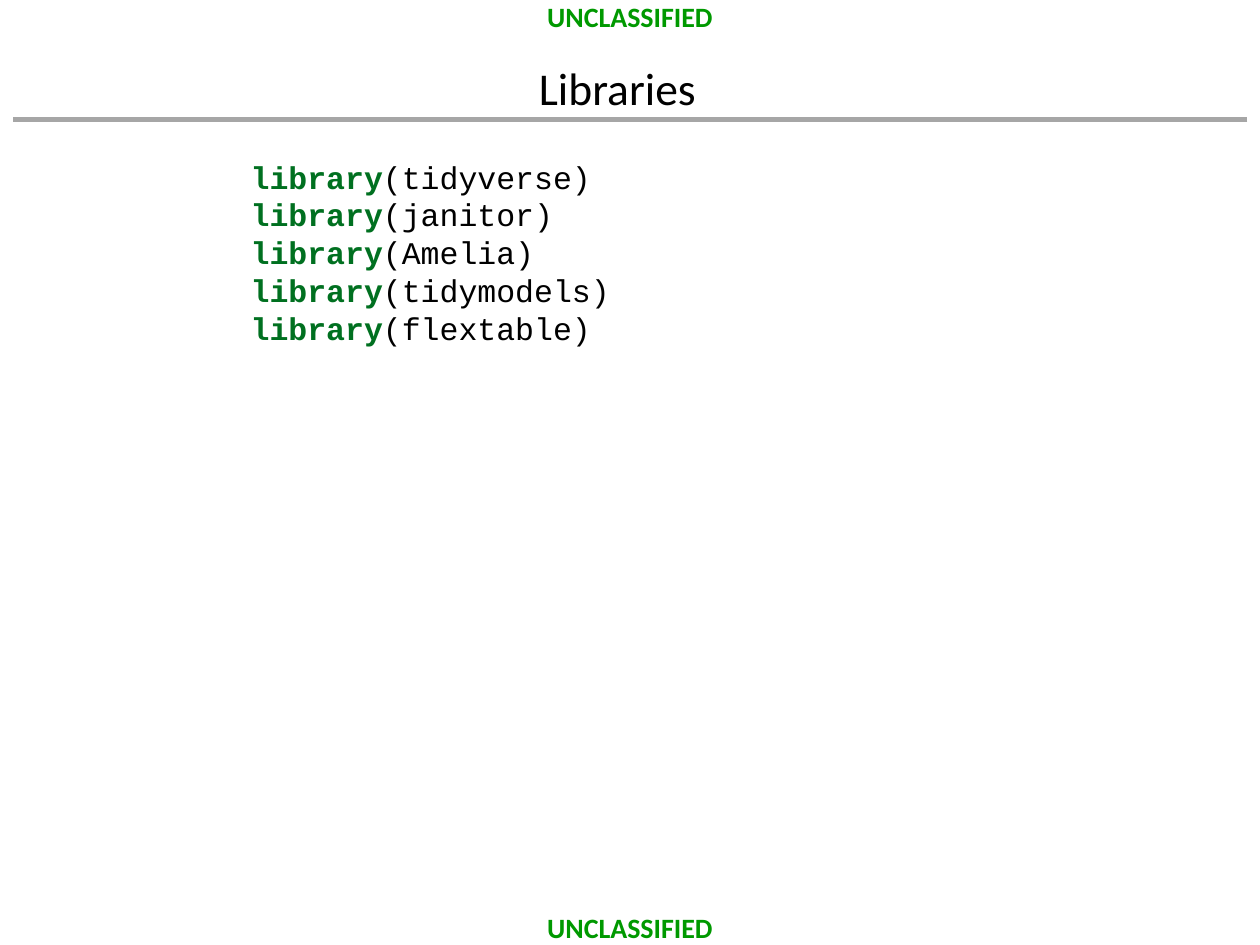
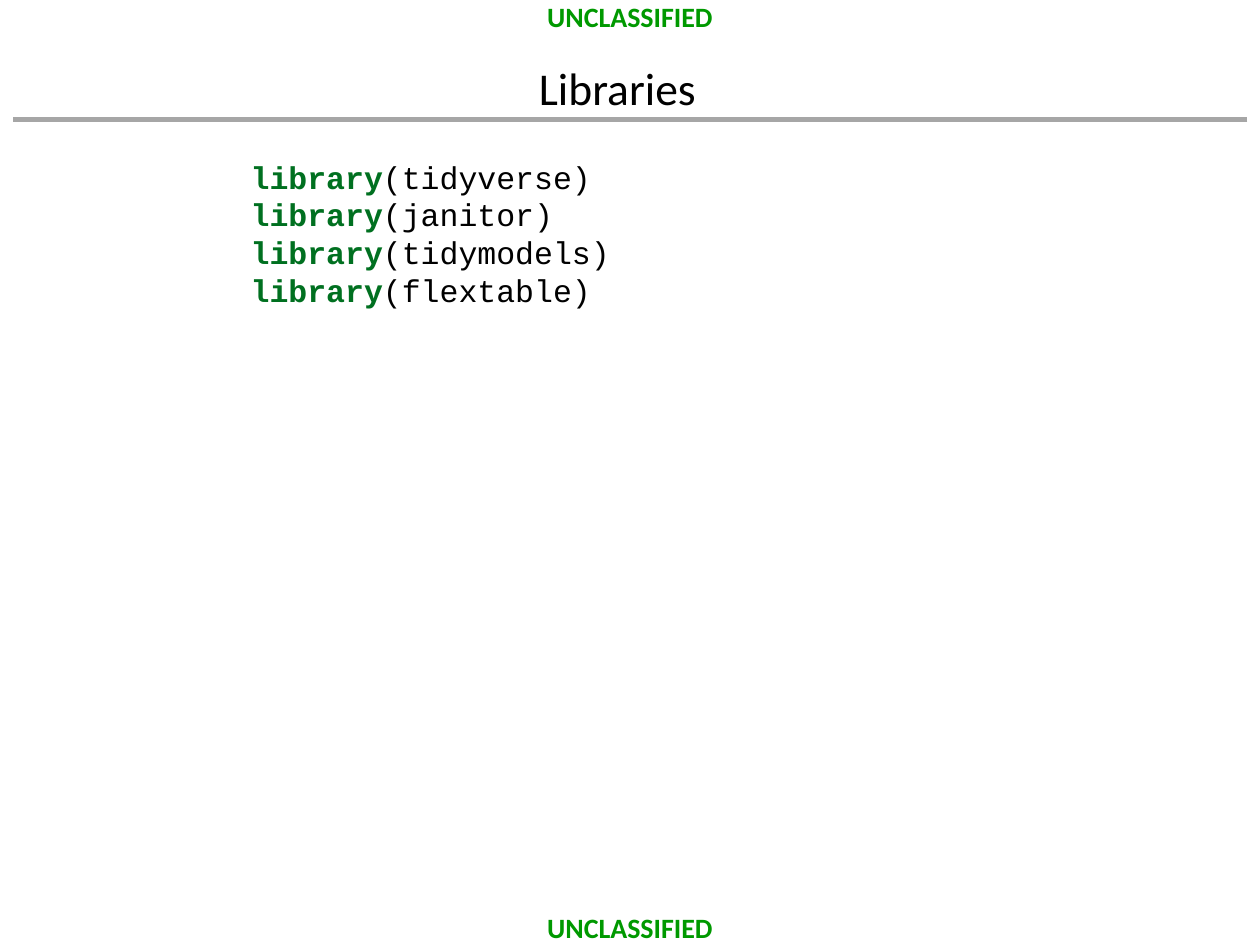
Before and after one commit to dusty-turner/MORSEmergingTechniques2019, a slide deck: slide 13 of MORS_Emerging_Techniques_Tidymodels.pptx. Drawn at 1260x945 pixels with LibreOffice and Linux fonts; fonts in the diff are those of the drawing; background and template pictures are left out. Boxes give left, top, right and bottom in pixels: in the first picture for what was removed or moved away, otherwise in the second. Text is boxed around its words. In the diff, an @@ line names an element or a change of style, - is before the commit and + after.

```diff
--- a/MORS_Emerging_Techniques_Tidymodels.pptx
+++ b/MORS_Emerging_Techniques_Tidymodels.pptx
@@ text at [251, 166, 610, 309]: text changed @@
-library(tidyverse)
-library(janitor)
-library(Amelia)
-library(tidymodels)
-library(flextable)
+library(tidyverse)
+library(janitor)
+library(tidymodels)
+library(flextable)
```
Also in this commit, not shown: 6 other slides changed, 3 slides added, 5 slides removed, 34 other files.
